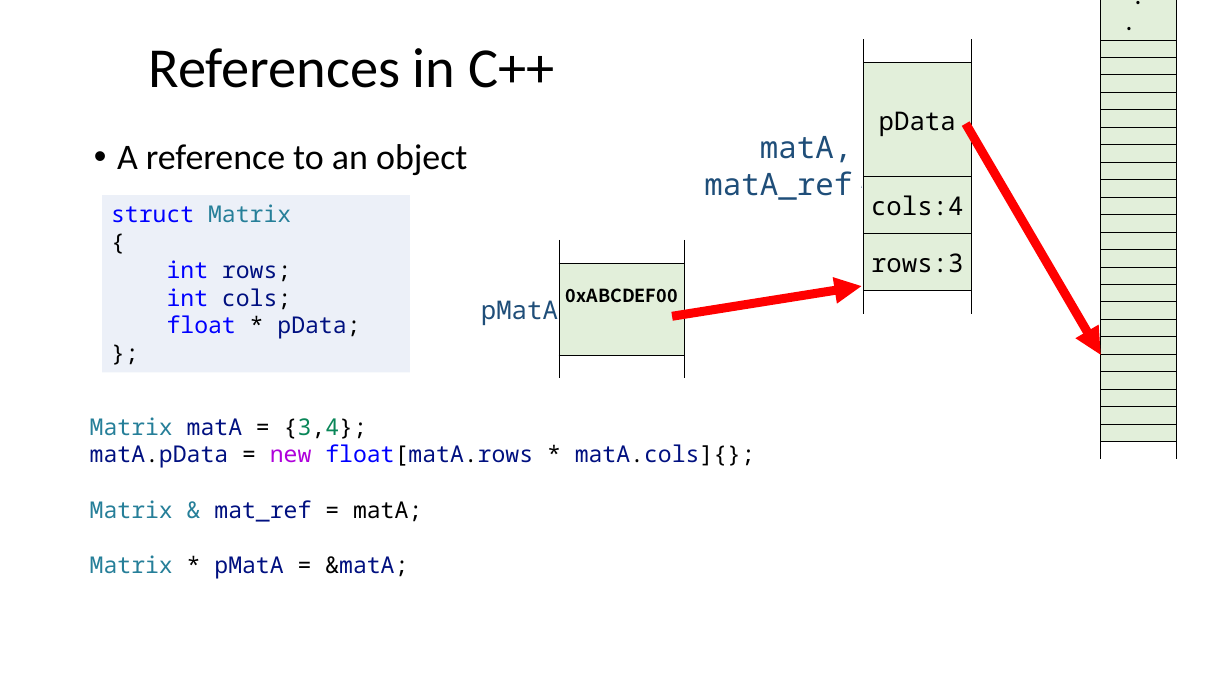
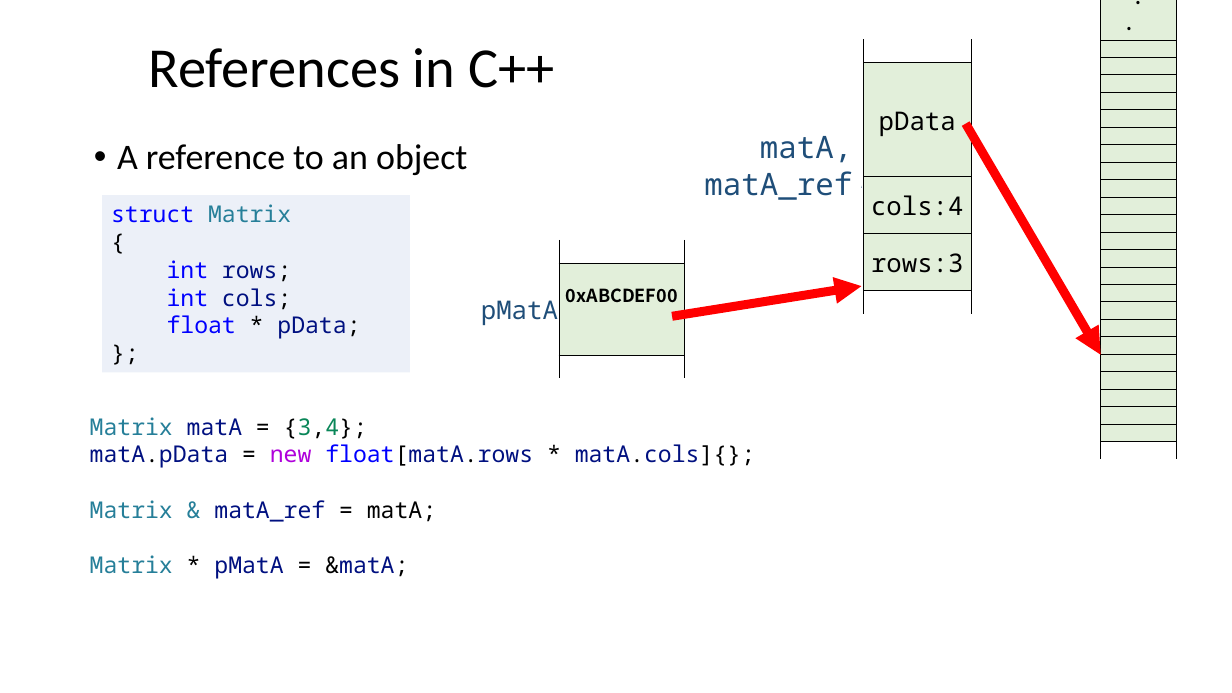
Before and after one commit to dayekuaipao/CPPLearning, a slide deck: slide 19 of week06/Lecture06.pptx. Drawn at 1232x693 pixels with LibreOffice and Linux fonts; fonts in the diff are those of the drawing; background and template pictures are left out. Boxes give left, top, right and bottom in pixels: in the first picture for what was removed or moved away, otherwise in the second. Text is boxed around its words. In the diff, an @@ line names an element or a change of style, - is before the commit and + after.

```diff
--- a/week06/Lecture06.pptx
+++ b/week06/Lecture06.pptx
@@ text at (90,500,436,522): text changed; text colour #267F99 to #001080 @@
-Matrix & mat_ref = matA;
+Matrix & matA_ref = matA;
```
Also in this commit, not shown: 5 other slides changed, 2 other files.
